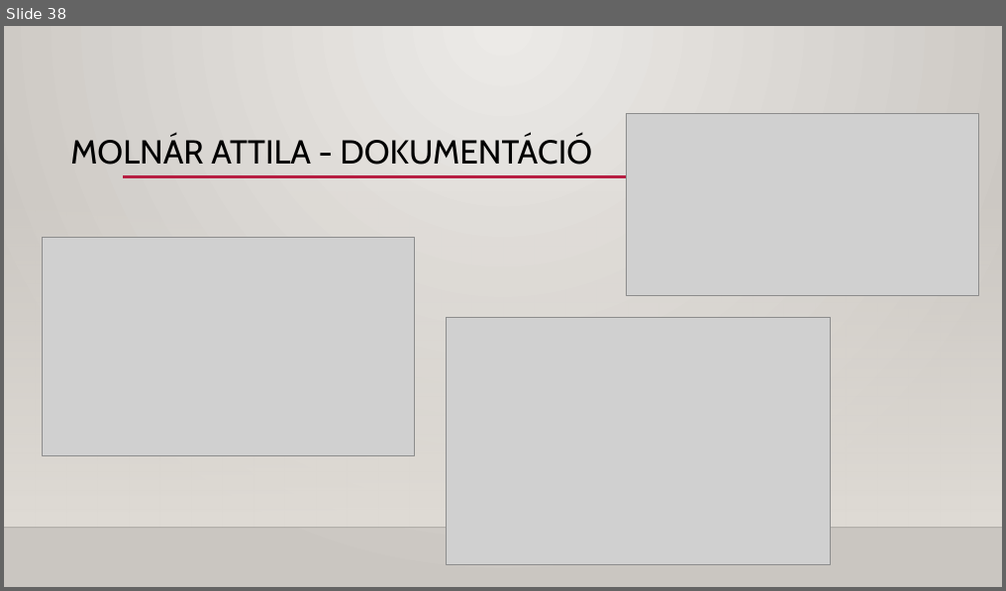
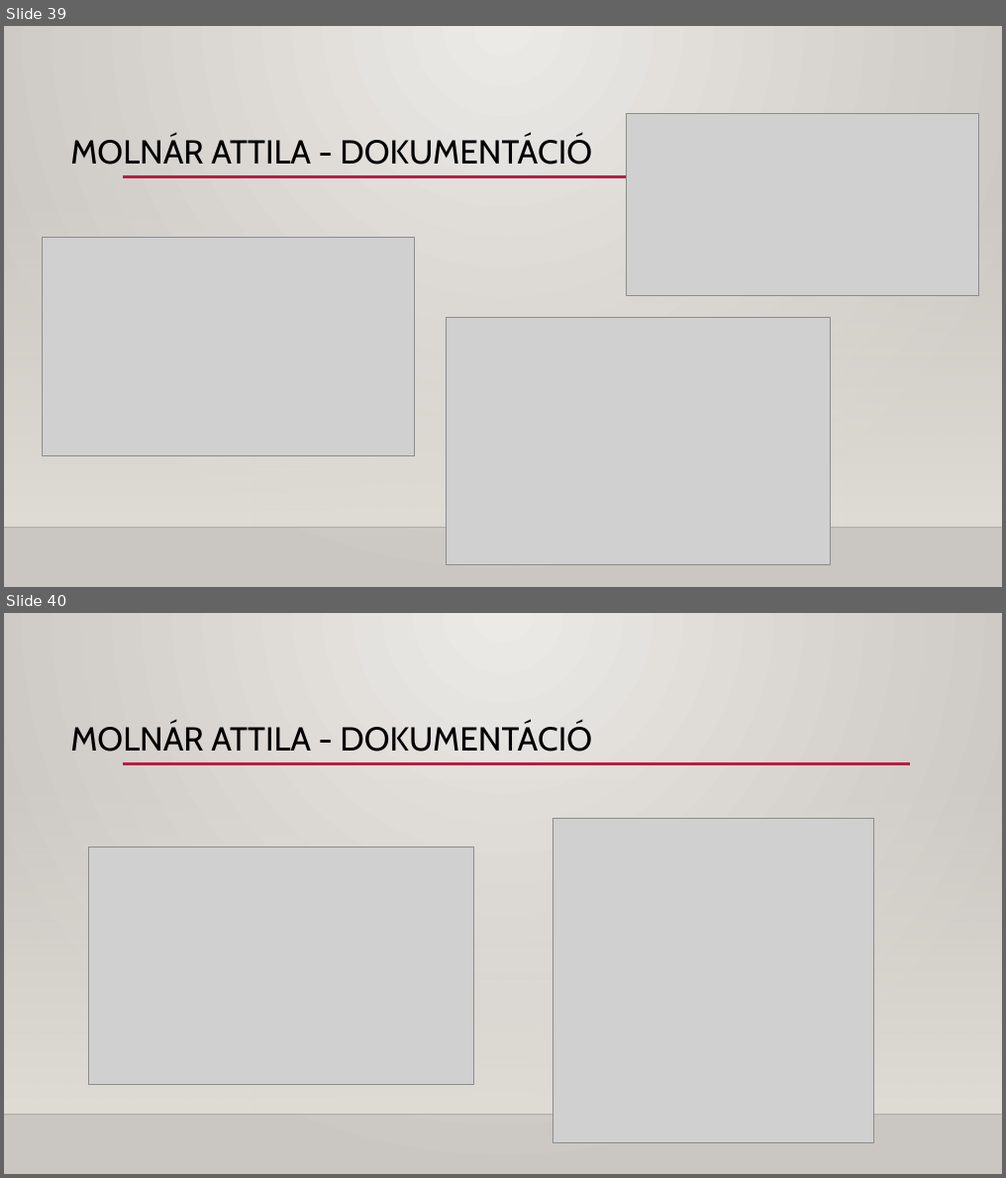
Before and after one commit to Dlevy004/kanban-webapp, a slide deck: Kanban webapp - Buborék együttes.pptx. Shown one above the other, each under a label of ours: slide 38 before the commit, slides 39 and 40 after it. The pictures are 1006x591 and 1006x1178 pixels, drawn with LibreOffice and Linux fonts; fonts in the diff are those of the drawing; grey boxes stand for pictures; background and template pictures are left out. Boxes give left, top, right and bottom in pixels: in the first picture for what was removed or moved away, otherwise in the second. Text is boxed around its words. In the diff, an @@ line names an element or a change of style, - is before the commit and + after.

```diff
--- a/Kanban webapp - Buborék együttes.pptx
+++ b/Kanban webapp - Buborék együttes.pptx
@@ slide 40 added at (x1=4, y1=613, x2=1002, y2=1174), background gradient #ECEAE7 to #CAC7C1; not listed: 3 template elements that a slide beside it also shows @@
@@ title added at (x1=70, y1=723, x2=592, y2=752), 32 pt, text #000000 @@
+MOLNÁR ATTILA - DOKUMENTÁCIÓ
@@ picture added at (x1=552, y1=818, x2=873, y2=1143) @@
@@ picture added at (x1=88, y1=847, x2=473, y2=1084) @@
@@ what was slide 38 is now slide 39 @@
```
Also in this commit, not shown: 3 slides changed, 2 other slides added.
